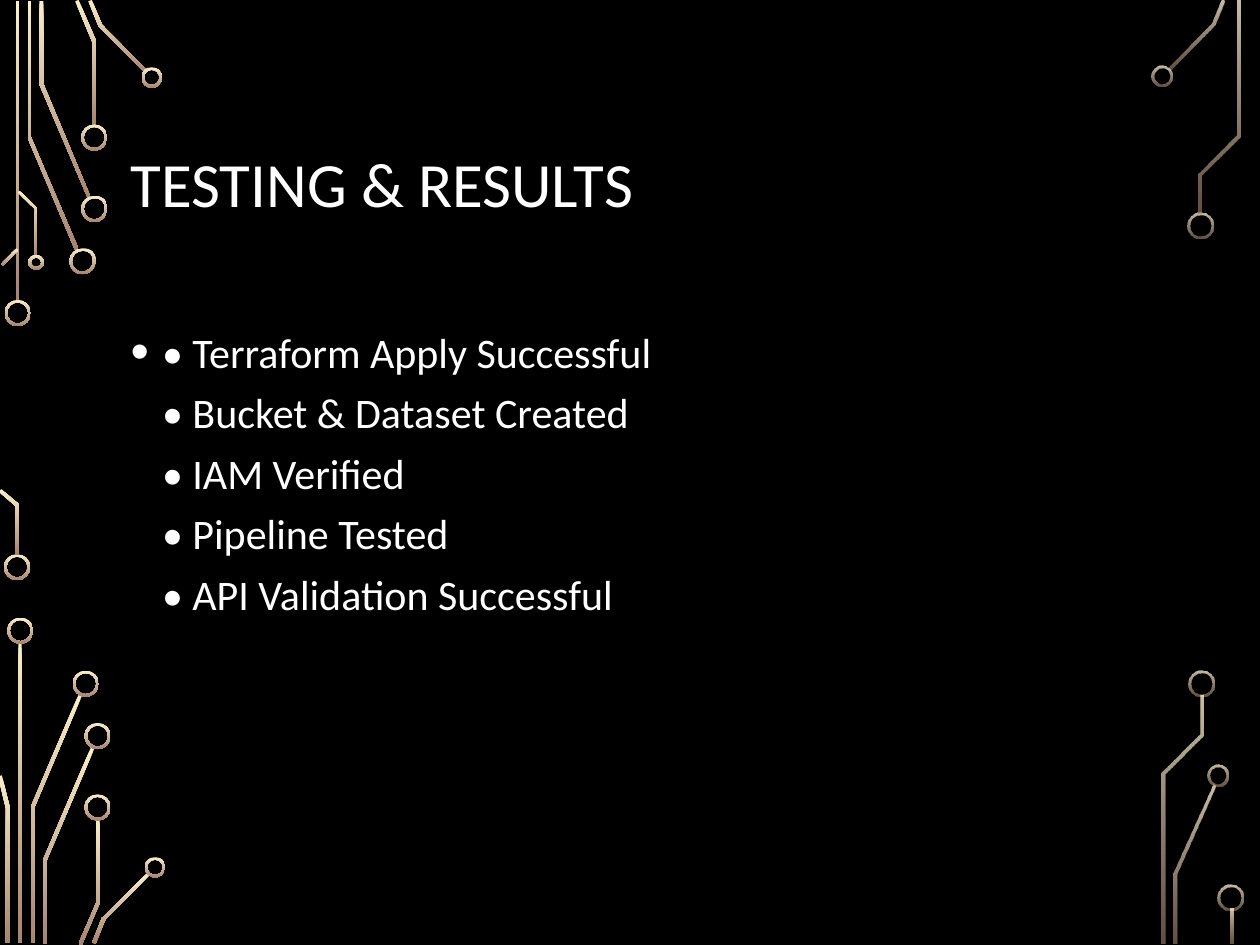
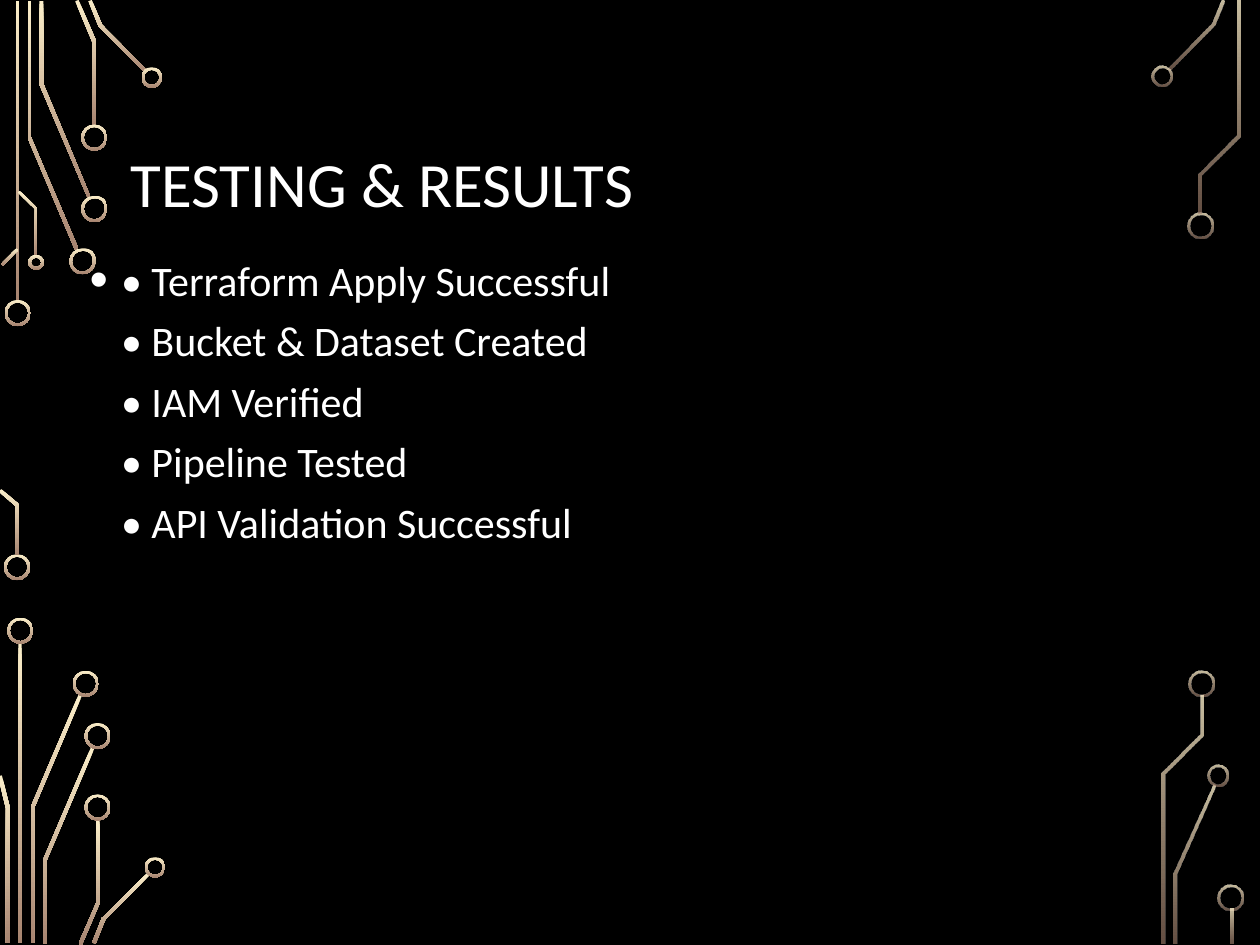
Before and after one commit to SuryavanshiAmruta/habot-devops-project, a slide deck: slide 10 of Presentation/HabotConnect_Devops_project_ppt.pptx. Drawn at 1260x945 pixels with LibreOffice and Linux fonts; fonts in the diff are those of the drawing; background and template pictures are left out. Boxes give left, top, right and bottom in pixels: in the first picture for what was removed or moved away, otherwise in the second. Text is boxed around its words. In the diff, an @@ line names an element or a change of style, - is before the commit and + after.

```diff
--- a/Presentation/HabotConnect_Devops_project_ppt.pptx
+++ b/Presentation/HabotConnect_Devops_project_ppt.pptx
@@ text "• Terraform Apply Successful • ...": place and size @@
-text "• Terraform Apply Successful • ..." at <box>192,338,652,611</box>
+text "• Terraform Apply Successful • ..." at <box>151,266,611,539</box>
```
Also in this commit, not shown: 2 other slides changed, 1 slide added, 3 other files.
